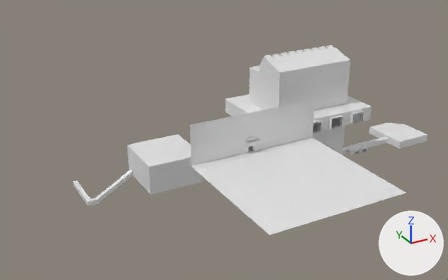
Two versions of the Blender file Blender/blender-chopped.blend, one commit apart.
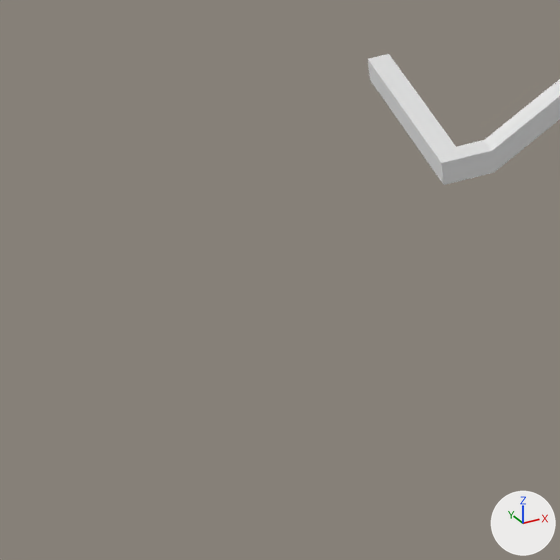
Each version appears first whole from a camera (50 mm lens) standing at (-329.0, -453.0, 271.0) and looking at (-75.0, 9.0, 40.0), and next in a close-up on the part from 0% to 25% of the width and 61% to 100% of the height. Lighting does not change. The marker at lower right points along +X, +Y and +Z.

Names of what the first close-up shows: 'weirdRoomStairWell'.
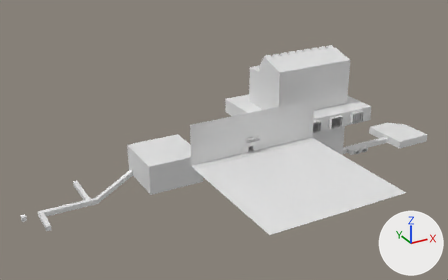
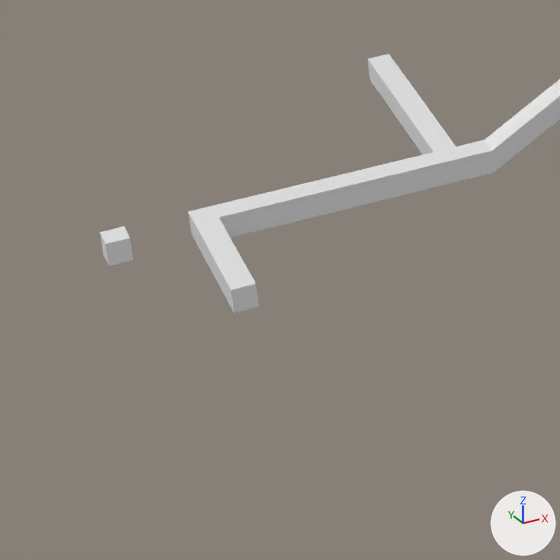
Location of each change, [x1, y1, x2, y2] in pixels of the close-ups (560 x 560 px):
'weirdRoomStairWell', reshaped: before [368, 54, 560, 185]; after [188, 54, 560, 313]
'MEASURING CUBE', moved (not visible before): after [100, 226, 133, 266]
part 1 of me_cube_069, built on: before [434, 153, 444, 185]; after [188, 152, 444, 313]

The change, as a list of edits to the scene's bpy script:
```text
Change me_cube_069:
    used by ob_weirdroomstairwell; location = (0.0, 0.0, 0.0)
    remove me_cube_069.from_pydata(...)  # 20 vertices, 13 faces; spans x -184.5..-134.7, y 96.1..147.3, z -44.1..-16.4
    add me_cube_069.from_pydata(...)  # 32 vertices, 22 faces; spans x -233.2..-134.7, y 68.5..147.3, z -44.1..-16.4
    me_cube_069 part 1
    1 face is deleted
    12 vertices are added at x -233.2..-228.6, y 68.5..101.2, z -44.1..-39.1
    10 new faces join them
Change ob_measuring_cube:
    ob_measuring_cube.location: (-17.4, -34.5, -36.4) -> (-247.6, 99.0, -44.0)
```
